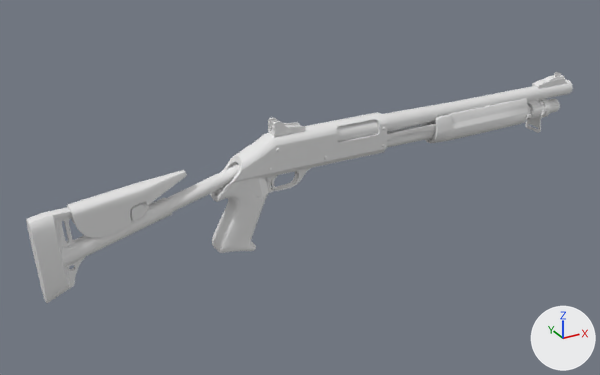
The glTF model base/loadout/shotgun/weapon.glb as it was, and as the next commit left it.
One viewpoint serves both versions: a 50 mm lens placed at (-36.7, -79.0, 40.1), pointed at (7.6, 1.7, -0.2). The lights are fixed; the arrows at lower right show +X, +Y and +Z. Where no turn or scale is listed for an object, it has been applied to the vertices.

Objects in the first picture: 'cover', 'grip', 'gun'.
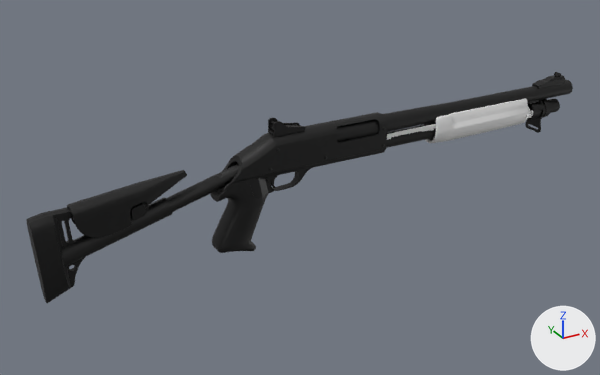
What differs and where, as boxes [x1, y1, x2, y2] in the pictures (600 x 375 px):
'gun', recoloured (white to black): [26, 72, 573, 303] in both
'cover', recoloured (white to black): [337, 120, 379, 142] in both

What changed in the scene script:
```text
Add mat_weapon_dark:
    mat_weapon_dark = principled_material('weapon_dark')
    mat_weapon_dark.base_color = (0.0, 0.0, 0.0)  # black #000000
Change me_cover:
    where me_cover.from_pydata(...)  # 32 vertices, 60 faces; spans x -5.22..0.89, y -1.25..1.47, z 12.25..14.88
    remove me_cover.materials.append(mat_weapons_rg_texture)  # white #e7e7e7
    add me_cover.materials.append(mat_weapon_dark)  # black #000000
Change me_gun:
    where me_gun.from_pydata(...)  # 2863 vertices, 5082 faces; spans x -40.4..32.8, y -1.6..1.8, z 0.9..16.7
    remove me_gun.materials.append(mat_weapons_rg_texture)  # white #e7e7e7
    add me_gun.materials.append(mat_weapon_dark)  # black #000000
```
